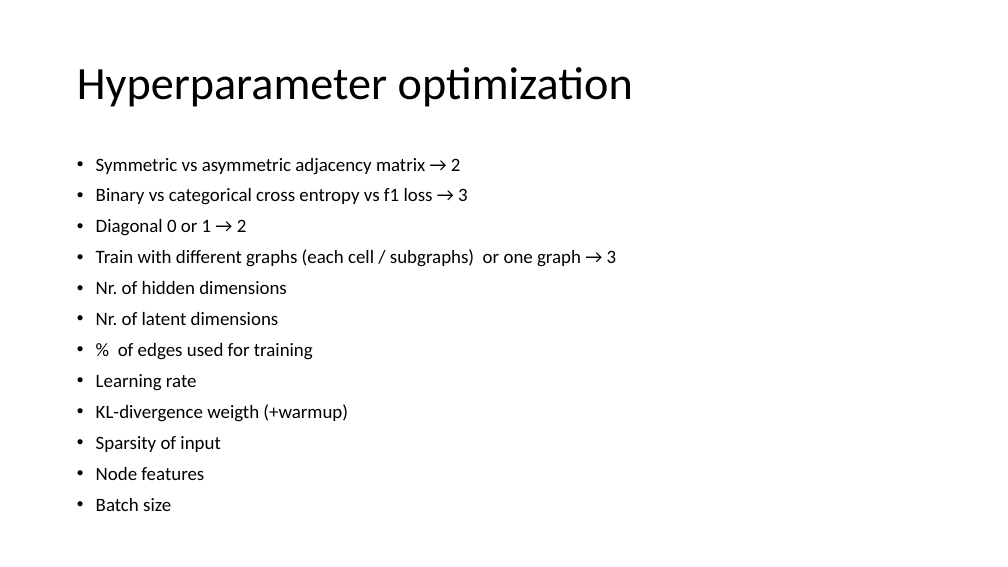
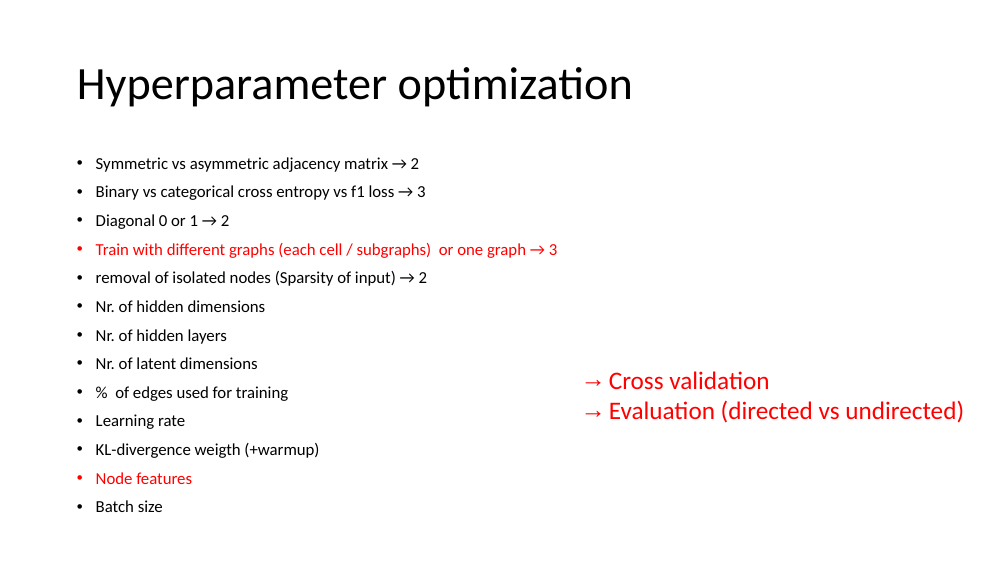
Before and after one commit to ScialdoneLab/DiffVAE, a slide deck: slide 9 of Summary.pptx. Drawn at 1008x567 pixels with LibreOffice and Linux fonts; fonts in the diff are those of the drawing. Boxes give left, top, right and bottom in pixels: in the first picture for what was removed or moved away, otherwise in the second. Text is boxed around its words. In the diff, an @@ line names an element or a change of style, - is before the commit and + after.

Commit message:
Added features needed for hyper parameter optimization
- added validation and test metric
- added subgraph sampling (symmetric / asymmetric)
- added R file for result visualization (heatmap / graph)
- added arguments for console call
- added conda environment export file
- extended training visualization

```diff
--- a/Summary.pptx
+++ b/Summary.pptx
@@ text at (x1=96, y1=157, x2=557, y2=512): size 18 to 16 pt in "Symmetric vs asymmetric adjacency matrix → 2", "Binary vs categorical cross entropy vs f1 ...", "Diagonal 0 or 1 → 2", "Train with different graphs (each cell / ..." and 7 more places; text colour #000000 to #FF0000 in "Train with different graphs (each cell / ...", "Node features" @@
@@ text at (x1=96, y1=271, x2=427, y2=286): paragraph added @@
+• removal of isolated nodes (Sparsity of input) → 2
@@ text at (x1=96, y1=329, x2=227, y2=344): paragraph added @@
+• Nr. of hidden layers
@@ text added at (x1=609, y1=371, x2=964, y2=423), 24 pt, text #FF0000 @@
+→ Cross validation
+→ Evaluation (directed vs undirected)
@@ text at (x1=96, y1=436, x2=220, y2=452): paragraph removed @@
-• Sparsity of input
```
Also in this commit, not shown: 3 other slides changed, 5 other files.
